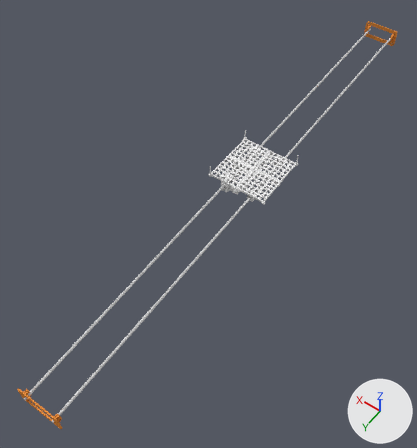
Before and after pictures for a commit that changed the Blender file Y-Schlitten.blend.
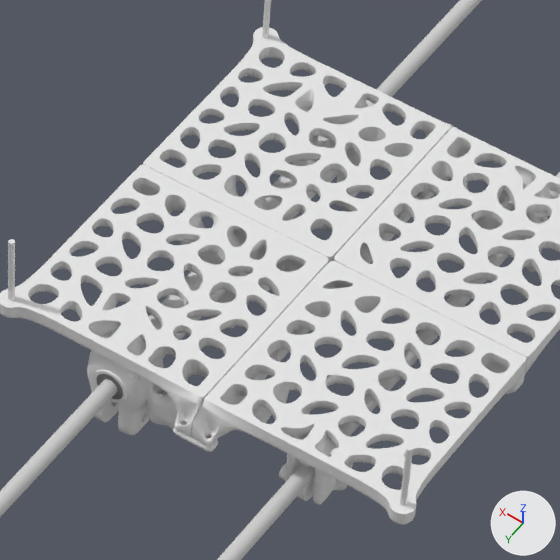
Each version is shown whole from a 50 mm camera at (-0.657, 1.181, 1.44) aimed at (0.042, 0.203, -0.097), then close up on the part from 50% to 68% of the width and 30% to 47% of the height. The axes (+X, +Y, +Z) are drawn at lower right. The lights are the same throughout.

Names of what the first close-up shows: 'BallbearingSide1', 'BallbearingSide1.001', 'Bed Screws', 'BeltClampIdler', 'GlidingSide1.001', 'GlidingSideIdler', 'Rods', 'Rohr'.
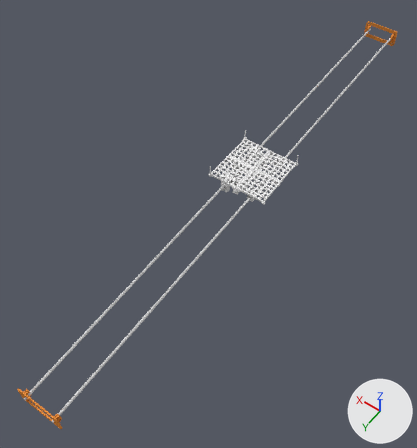
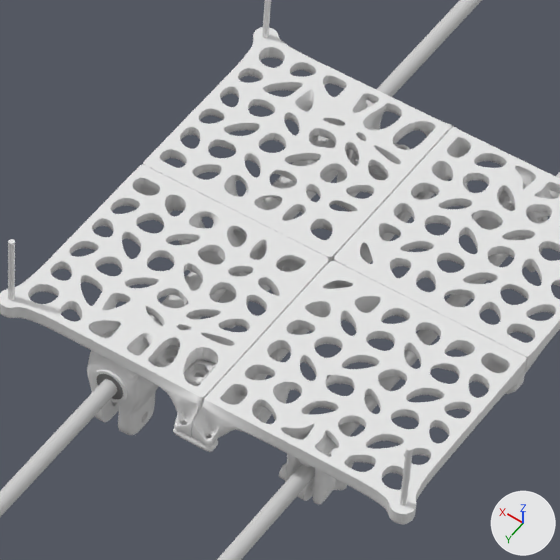
The change, as a list of edits to the scene's bpy script:
```text
Change me_plane_002:
    used by ob_glidingside1_001; location = (0.0, 0.0, 0.025); scale = (1.0, -1.0, 1.0)
    remove me_plane_002.from_pydata(...)  # 1121 vertices, 1229 faces, 1 loose edge; spans x 0.0002..0.1105, y 0.0001..0.1132, z -0.0582..0.0
    add me_plane_002.from_pydata(...)  # 1193 vertices, 1310 faces, 1 loose edge; spans x 0.0002..0.1105, y 0.0001..0.1132, z -0.0582..0.0
    me_plane_002 part 2
    8 vertices are removed from x 0.0059..0.0361, y 0.0785..0.0953, z -0.025..0.0
    31 faces are deleted
    9 vertices in x 0.0215..0.0255, y 0.0676..0.0716, z -0.0078..0.0 move by (0.0019, 0.0, 0.0)
    4 vertices in x 0.0146..0.0185, y 0.0824..0.0862, z -0.0046..0.0 move by (0.0089, -0.0085, 0.0)
    4 vertices in x 0.0063, y 0.0777..0.0789, z -0.0205..-0.0195 move by (0.0, -0.0061, 0.0)
    3 vertices in x 0.0039..0.0058, y 0.0845..0.0863, z -0.0046..0.0 move by (0.0, -0.0118, 0.0)
    3 vertices in x 0.0039..0.0058, y 0.0697..0.0715, z -0.0046..0.0 move by (0.0, -0.005, 0.0)
    25 vertices move from x 0.0002..0.0373, y 0.0676..0.0953, z -0.0342..0.0 to x 0.0002..0.0415, y 0.0627..0.0953, z -0.0342..0.0
    56 vertices are added at x 0.0031..0.0367, y 0.0693..0.0939, z -0.0256..0.0
    12 new vertices lie (0.0, 0.0, 0.0054) away from vertices in x 0.013..0.0329, y 0.0815..0.0872, z -0.0189
    12 new vertices lie (0.0, 0.0, 0.0039) away from vertices in x 0.0115..0.0344, y 0.0798..0.0889, z -0.0135
    112 new faces join them
Change me_plane:
    used by ob_glidingsideidler; location = (0.0, 0.0, 0.025)
    remove me_plane.from_pydata(...)  # 1189 vertices, 1305 faces, 1 loose edge; spans x 0.0002..0.1105, y 0.0001..0.1132, z -0.0582..0.0
    add me_plane.from_pydata(...)  # 1193 vertices, 1310 faces, 1 loose edge; spans x 0.0002..0.1105, y 0.0001..0.1132, z -0.0582..0.0
    me_plane part 1
    4 vertices are removed from x 0.0115..0.0365, y 0.0879..0.0953, z -0.0348..-0.0142
    23 faces are deleted
    34 vertices in x 0.0115..0.0344, y 0.0859..0.095, z -0.0294..-0.0255 move by (0.0, -0.0061, 0.0159)
    24 vertices in x 0.0082..0.0367, y 0.0816..0.0992, z -0.0348 move by (0.0, -0.0061, 0.0187)
    9 vertices in x 0.0215..0.0255, y 0.0676..0.0716, z -0.0078..0.0 move by (0.0019, 0.0, 0.0)
    7 vertices in x 0.0211..0.025, y 0.0813..0.0851, z -0.0046..0.0 move by (0.0024, -0.0074, 0.0)
    5 vertices in x 0.0322..0.0367, y 0.0807..0.089, z -0.0342..0.0 move by (0.0, -0.0054, 0.0)
    4 vertices in x 0.0063, y 0.0777..0.0786, z -0.0265..-0.0197 move by (0.0, -0.0061, 0.0)
    35 vertices move from x 0.0002..0.0373, y 0.0676..0.0992, z -0.0348..0.0 to x 0.0002..0.0386, y 0.0627..0.0931, z -0.0265..0.0
    8 vertices are added at x 0.0115..0.0367, y 0.0821..0.0939, z -0.0342..-0.0096
    28 new faces join them
Change ob_beltclampidler:
    ob_beltclampidler.location: (0.0305, 0.0904, -0.0098) -> (0.0305, -0.0844, 0.0052)
```

Changed parts and their boxes [x1, y1, x2, y2] in the close-ups (560 x 560 px; the box of a moved part takes in the faces that stretch with it):
'BeltClampIdler', moved: before [147, 404, 174, 429]; after [355, 156, 388, 180]
part 1 of me_plane, moved or reshaped: before [131, 310, 267, 424]; after [131, 310, 267, 415]
part 2 of me_plane_002, built on: before [332, 104, 438, 217]; after [331, 105, 438, 217]
